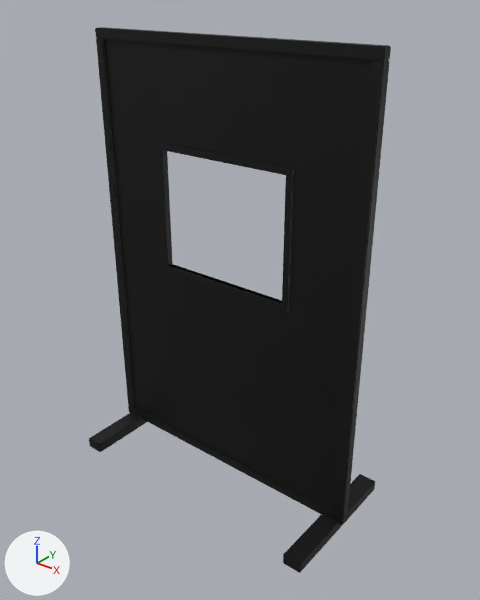
An edit to the glTF model public/3d/obj_wall_black_window.glb, drawn before and after from the same camera.
Rendered twice from a camera (50 mm lens) standing at (1.6, -1.89, 2.07) and looking at (0.07, 0.02, 0.89). Arrows for +X, +Y and +Z are at lower left; the lights stay in place. The first picture is the older version. Vertices at exactly the same position are counted once.

Objects in the first picture: 'wall_black_window_body'.
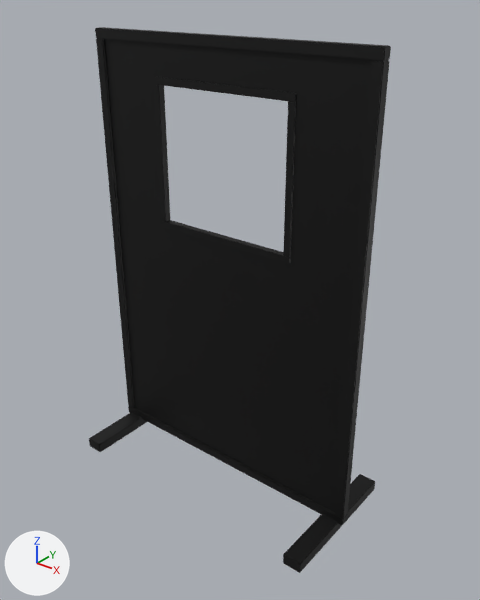
Pixel boxes [x1, y1, x2, y2] of what changed, in the pictures (480 x 600 px; the box of a moved part takes in the faces that stretch with it):
part 1 of me_panel, moved or reshaped: before [163, 264, 289, 313]; after [161, 220, 291, 265]
part 2 of me_panel, moved or reshaped: before [157, 150, 294, 482]; after [159, 85, 296, 482]
part 3 of me_panel, moved or reshaped: before [157, 43, 294, 177]; after [153, 43, 297, 103]

What changed in the scene script:
```text
Change me_panel:
    where me_panel.from_pydata(...)  # 348 vertices, 648 faces; spans x -0.64..0.64, y -0.3..0.3, z 0.0..1.89
    used by ob_wall_black_window_body; location = (0.0, 0.0, 0.0)
    me_panel part 1: the loose piece of 32 vertices spanning x -0.33..0.33, y -0.01..0.01, z 0.92..0.95 is moved by (0.0, 0.0, 0.2)
    me_panel part 2: 32 of the vertices in x -0.33..0.33, y -0.01..0.01, z 0.95 are moved by (0.0, 0.0, 0.2)
    me_panel part 3: all 64 vertices in x -0.33..0.33, y -0.01..0.01, z 1.45..1.48 are moved by (0.0, 0.0, 0.25)
```
